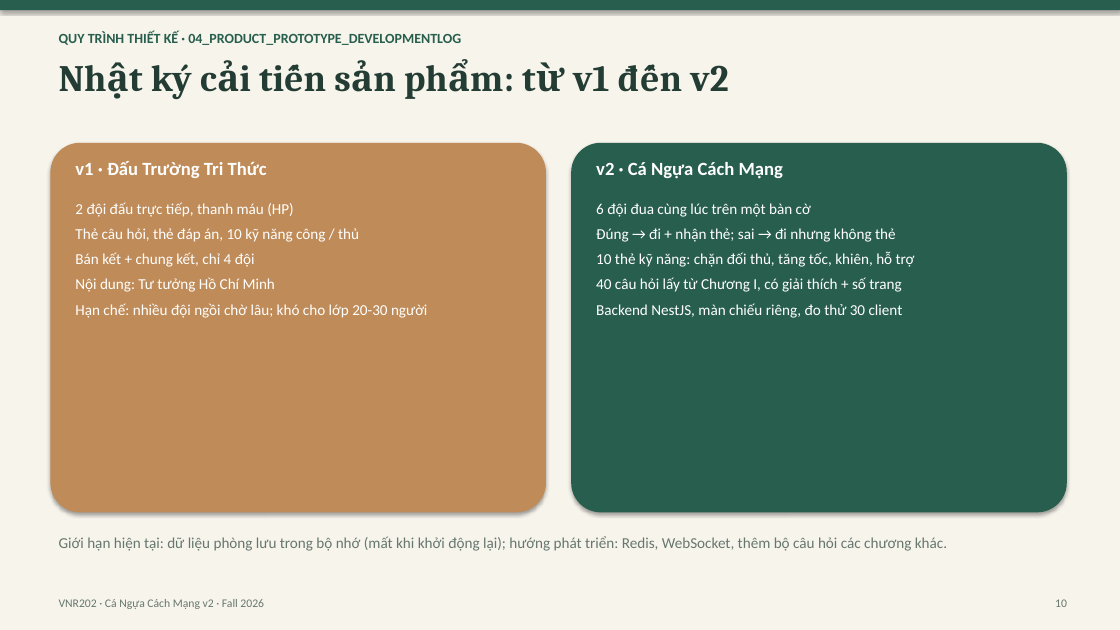
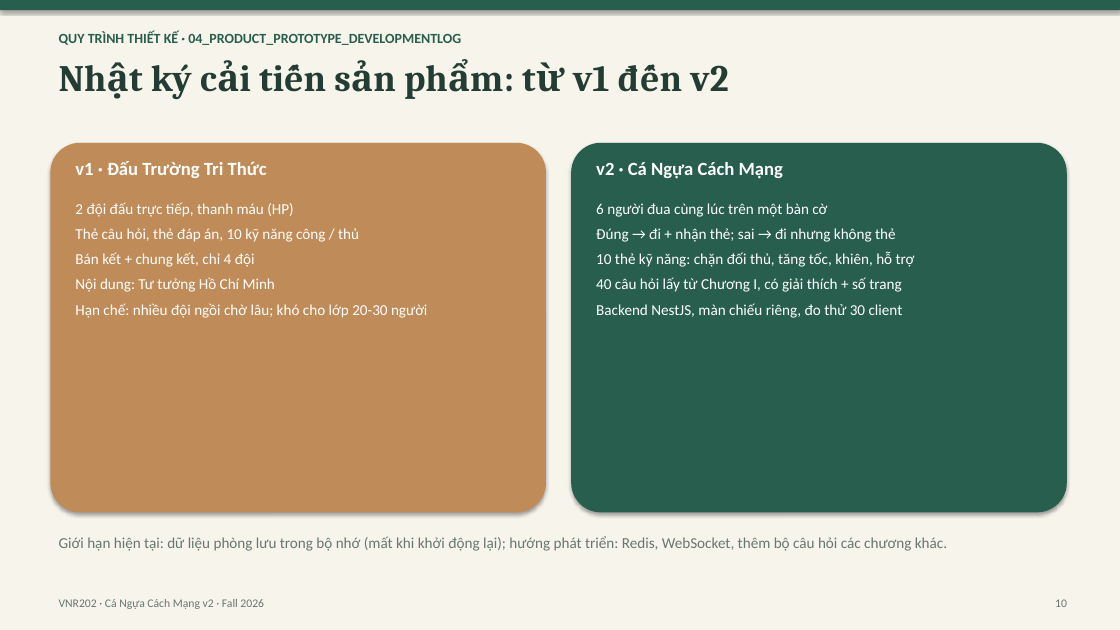
Before and after one commit to DatHoQuoc/VNR202, a slide deck: slide 10 of vnr-v2/slides/VNR202_CaNgua_Showcase_v2.pptx. Drawn at 1120x630 pixels with LibreOffice and Linux fonts; fonts in the diff are those of the drawing. Boxes give left, top, right and bottom in pixels: in the first picture for what was removed or moved away, otherwise in the second. Text is boxed around its words. In the diff, an @@ line names an element or a change of style, - is before the commit and + after.

```diff
--- a/vnr-v2/slides/VNR202_CaNgua_Showcase_v2.pptx
+++ b/vnr-v2/slides/VNR202_CaNgua_Showcase_v2.pptx
@@ text at (596, 203, 827, 217): text changed @@
-6 đội đua cùng lúc trên một bàn cờ
+6 người đua cùng lúc trên một bàn cờ
```
Also in this commit, not shown: 3 other slides changed, 14 other files.
